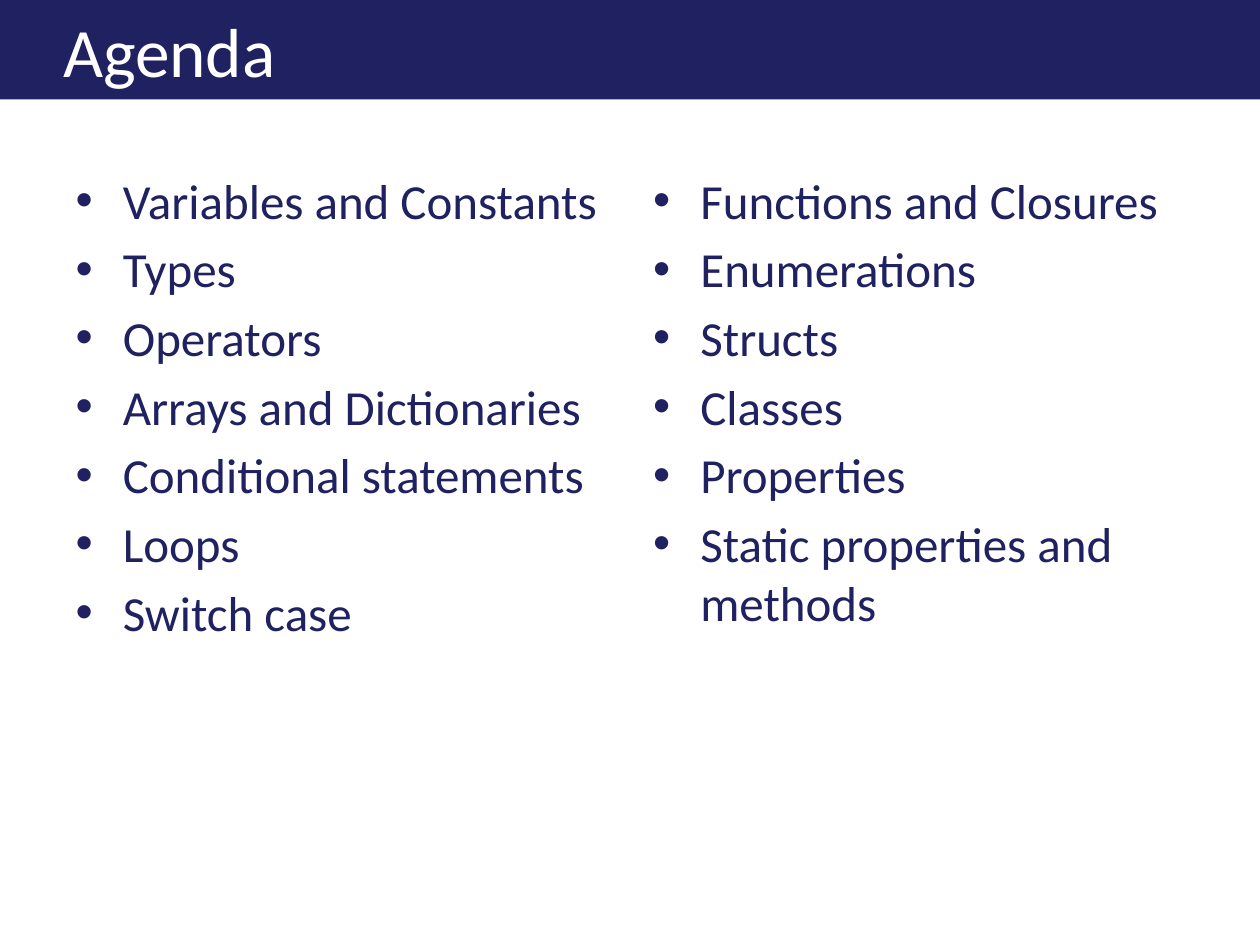
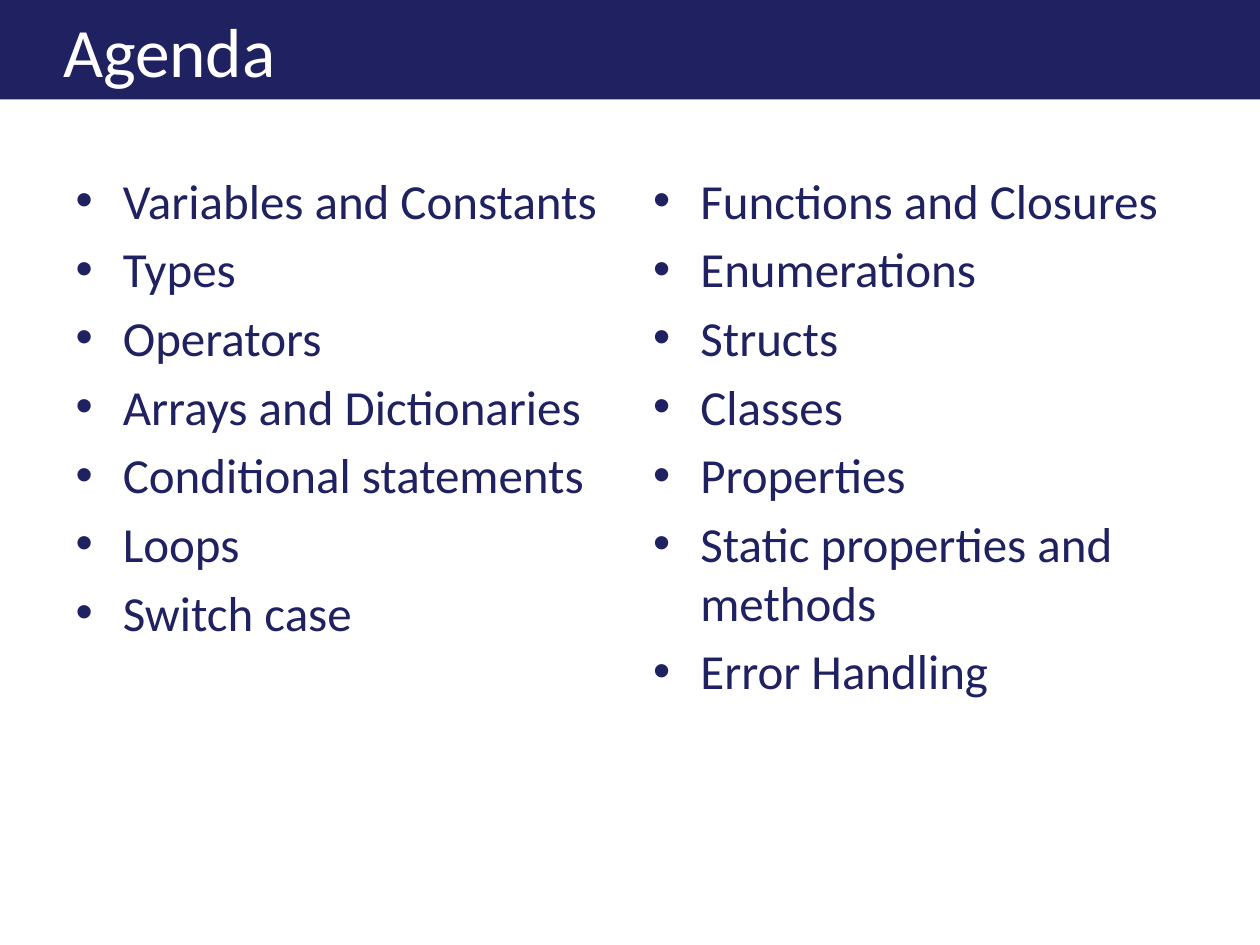
Before and after one commit to jkwuc89/Presentations, a slide deck: slide 5 of A Swift Introduction to Swift.pptx. Drawn at 1260x945 pixels with LibreOffice and Linux fonts; fonts in the diff are those of the drawing; background and template pictures are left out. Boxes give left, top, right and bottom in pixels: in the first picture for what was removed or moved away, otherwise in the second. Text is boxed around its words. In the diff, an @@ line names an element or a change of style, - is before the commit and + after.

```diff
--- a/A Swift Introduction to Swift.pptx
+++ b/A Swift Introduction to Swift.pptx
@@ text at (x1=700, y1=655, x2=987, y2=698): paragraph added @@
+• Error Handling
```
Also in this commit, not shown: 4 other slides changed.
